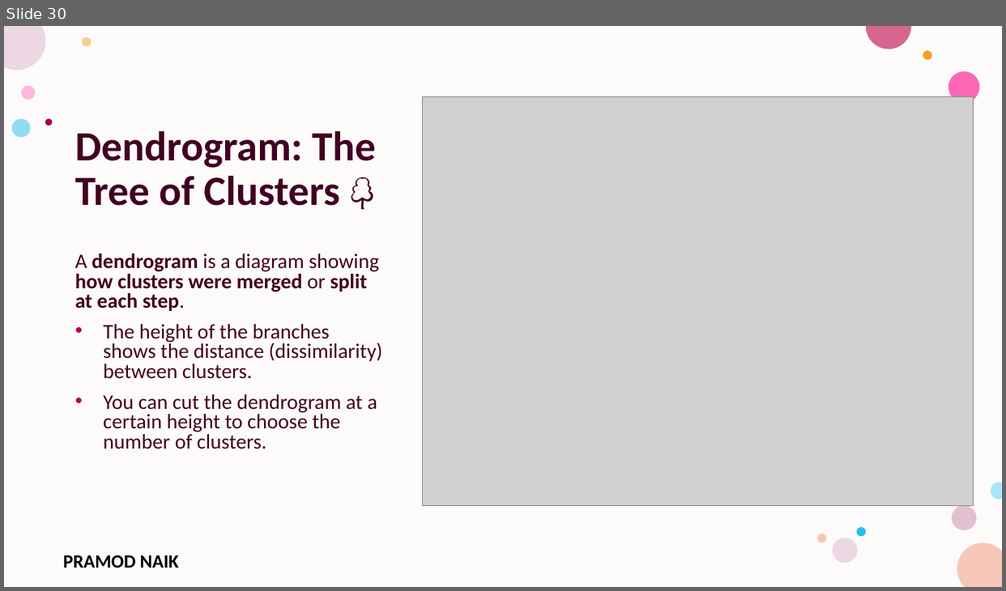
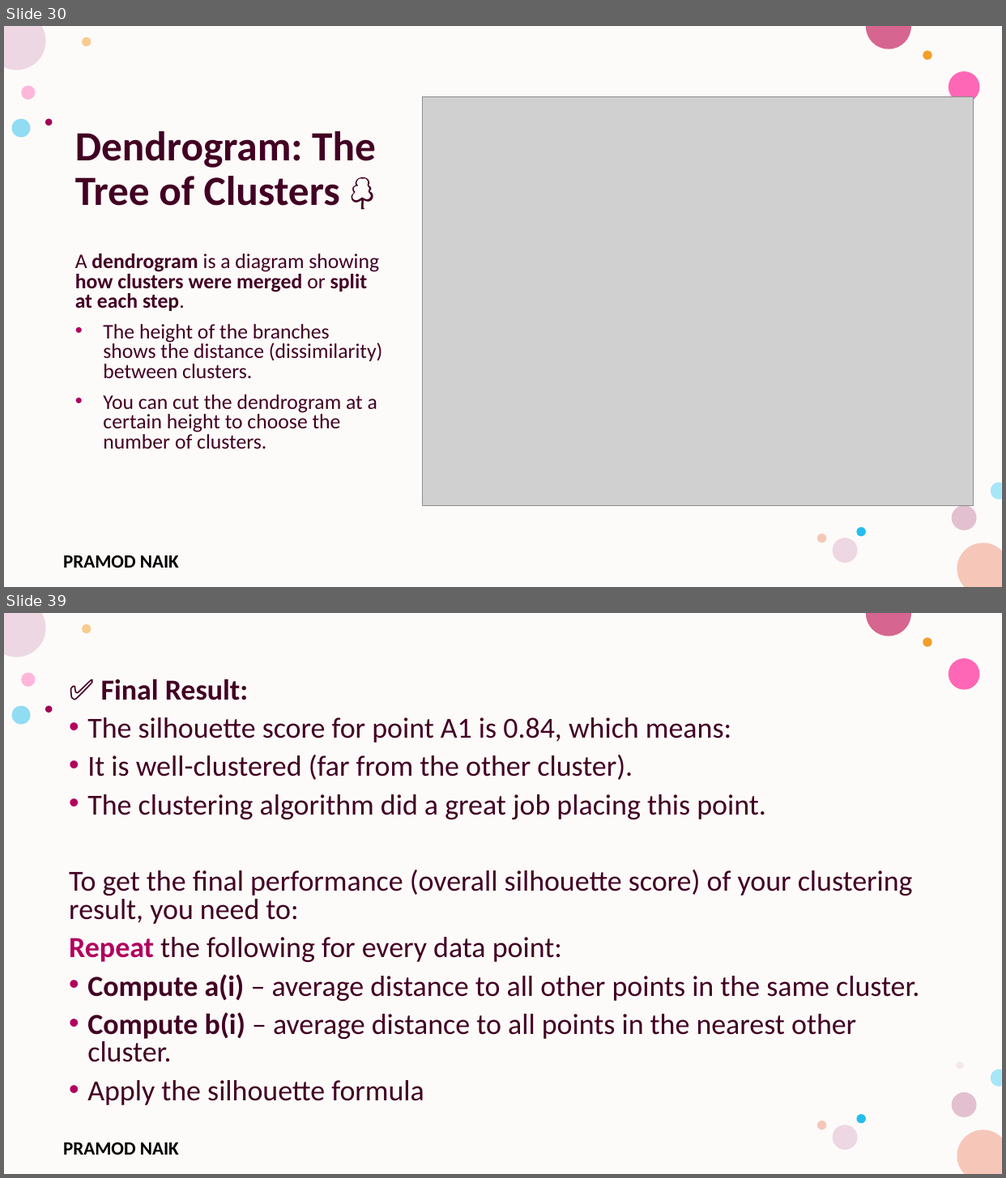
Before and after one commit to PRAMODNAIK-DEV/MCA-2nd-Sem-ML-Data-Analytics-Shridevi-College, a slide deck: Theory Class-Notes/Unit-3 Unsupervised Learning.pptx. Shown one above the other, each under a label of ours: slide 30 before the commit, slides 30 and 39 after it; the slides between them are not shown. The pictures are 1006x591 and 1006x1178 pixels, drawn with LibreOffice and Linux fonts; fonts in the diff are those of the drawing; grey boxes stand for pictures; background and template pictures are left out. Boxes give left, top, right and bottom in pixels: in the first picture for what was removed or moved away, otherwise in the second. Text is boxed around its words. In the diff, an @@ line names an element or a change of style, - is before the commit and + after.

Commit message:
Completed Clustering Theory and Lab.

```diff
--- a/Theory Class-Notes/Unit-3 Unsupervised Learning.pptx
+++ b/Theory Class-Notes/Unit-3 Unsupervised Learning.pptx
@@ slide 39 added at (4, 613, 1002, 1174), background #FFFFFF; not listed: 16 template elements that a slide beside it also shows @@
@@ text added at (69, 679, 919, 1105), 28 pt, text #420023 @@
+✅ Final Result:
+• The silhouette score for point A1 is 0.84, which means:
+• It is well-clustered (far from the other cluster).
+• The clustering algorithm did a great job placing this point.
+To get the final performance (overall silhouette score) of your clustering result, you need to:
+Repeat the following for every data point:
+• Compute a(i) – average distance to all other points in the same cluster.
+• Compute b(i) – average distance to all points in the nearest other cluster.
+• Apply the silhouette formula
@@ ellipse added at (957, 1063, 964, 1070), fill #E3BEBE at 28% opacity @@
```
Also in this commit, not shown: 1 slide changed, 31 other slides added, 3 other files.
